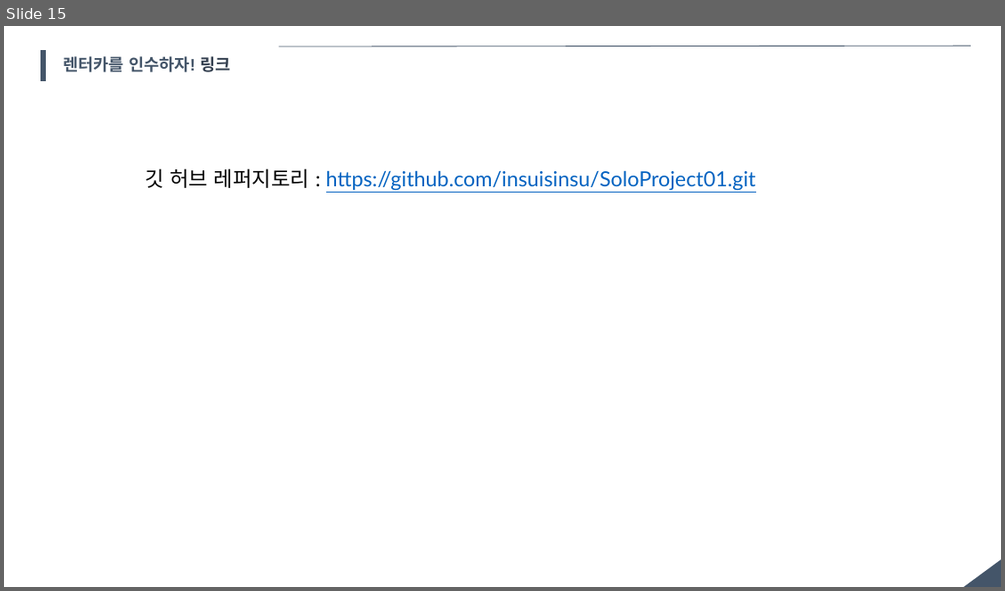
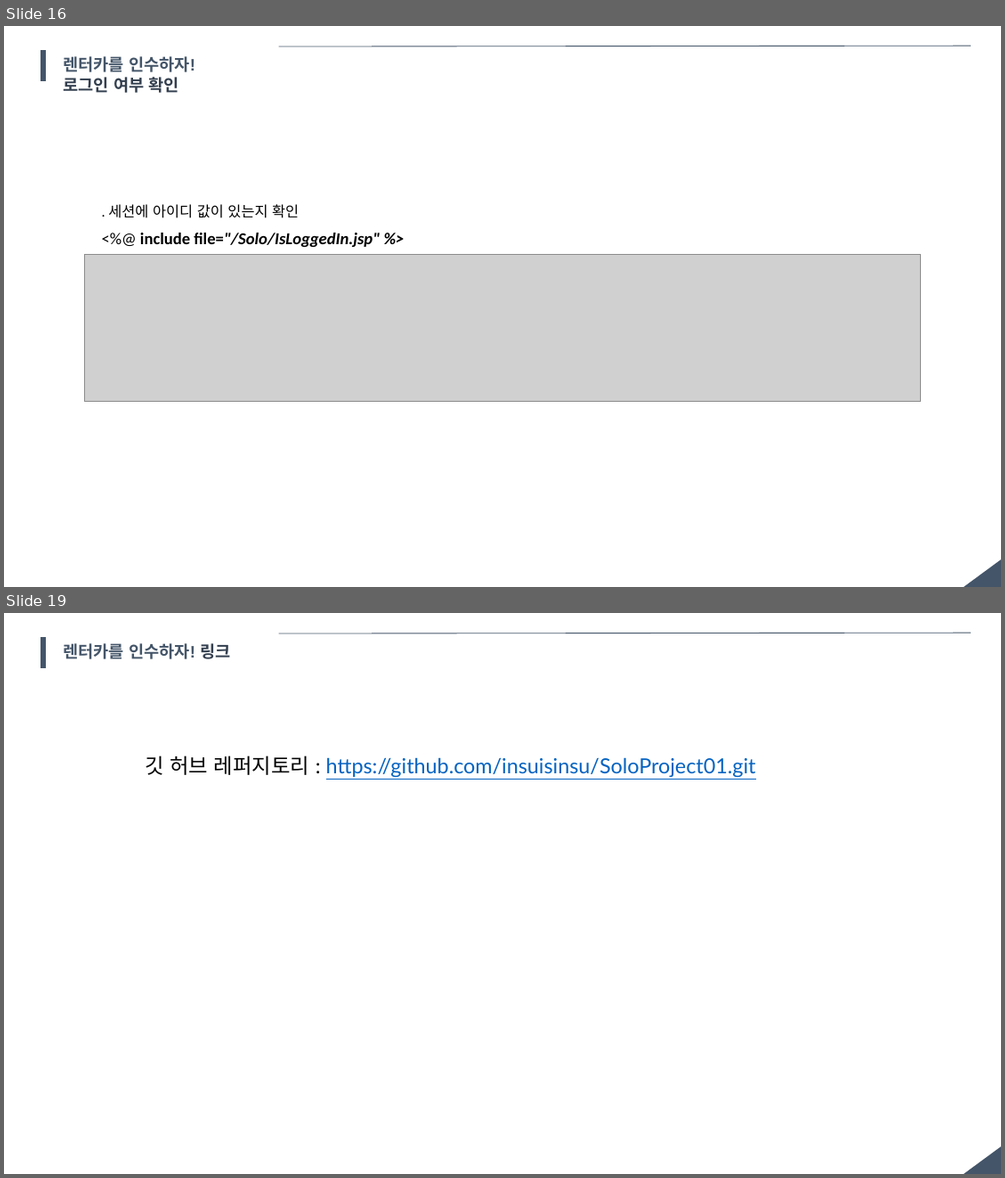
Before and after one commit to insuisinsu/SoloProject01, a slide deck: Project (ParkInsu).pptx. Shown one above the other, each under a label of ours: slide 15 before the commit, slides 16 and 19 after it; the slides between them are not shown. The pictures are 1005x591 and 1005x1178 pixels, drawn with LibreOffice and Linux fonts; fonts in the diff are those of the drawing; grey boxes stand for pictures. Boxes give left, top, right and bottom in pixels: in the first picture for what was removed or moved away, otherwise in the second. Text is boxed around its words. In the diff, an @@ line names an element or a change of style, - is before the commit and + after.

```diff
--- a/Project (ParkInsu).pptx
+++ b/Project (ParkInsu).pptx
@@ slide 16 added at <box>4,26,1001,587</box>, background #FFFFFF; not listed: 1 template element that a slide beside it also shows @@
@@ rectangle added at <box>41,51,45,80</box>, fill #445569, outline #445569 1 pt @@
@@ line added from (278, 46) to (971, 46), #445569 0.75 pt @@
@@ text added at <box>64,56,195,93</box>, 16 pt, text #445569, bold @@
+렌터카를 인수하자!
+로그인 여부 확인
@@ text added at <box>108,204,380,247</box>, 16 pt, text #000000, bold @@
+. 세션에 아이디 값이 있는지 확인
+<%@ include file="/Solo/IsLoggedIn.jsp" %>
@@ picture added at <box>84,254,920,402</box> @@
@@ what was slide 15 is now slide 19 @@
```
Also in this commit, not shown: 5 slides changed, 3 other slides added, 9 other files.
